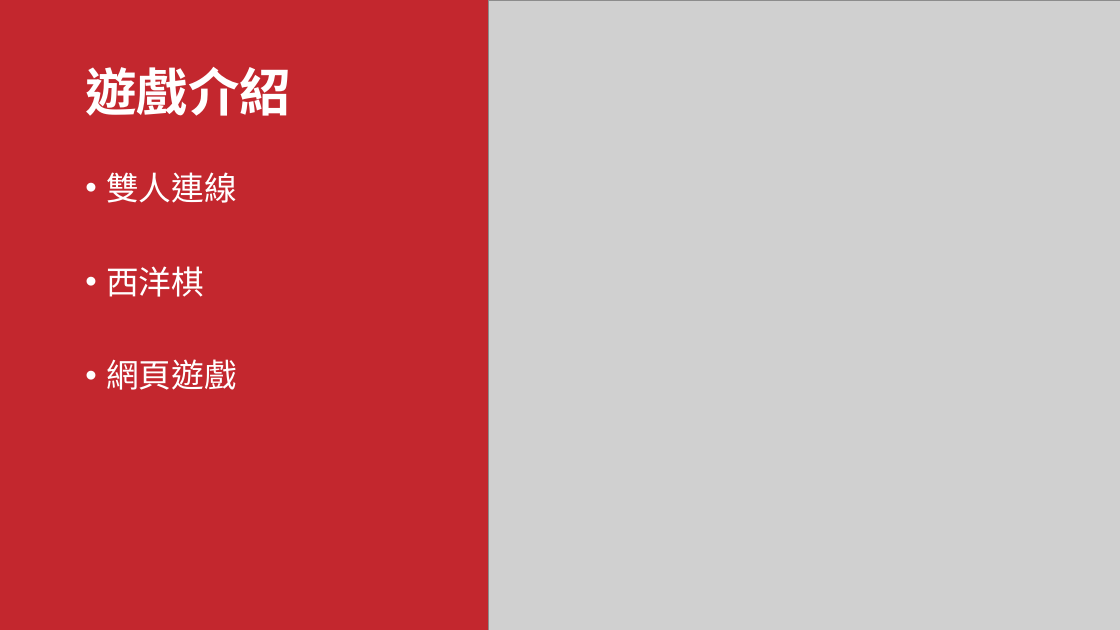
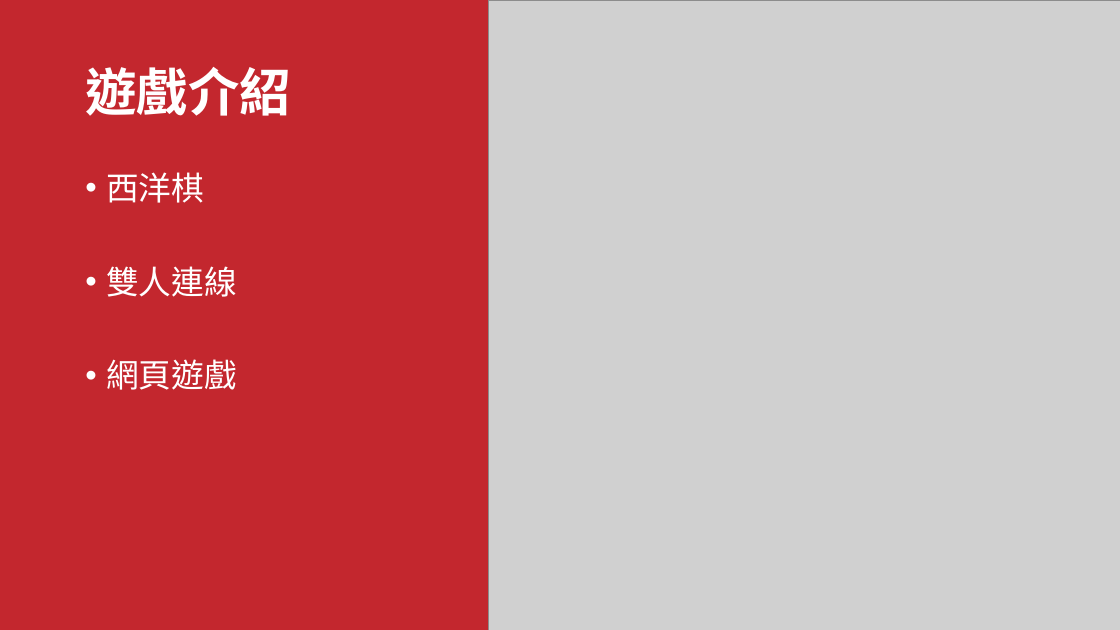
Before and after one commit to LiSeng0903/NWA-Chess, a slide deck: slide 2 of Presentation.pptx. Drawn at 1120x630 pixels with LibreOffice and Linux fonts; fonts in the diff are those of the drawing; grey boxes stand for pictures. Boxes give left, top, right and bottom in pixels: in the first picture for what was removed or moved away, otherwise in the second. Text is boxed around its words. In the diff, an @@ line names an element or a change of style, - is before the commit and + after.

```diff
--- a/Presentation.pptx
+++ b/Presentation.pptx
@@ text at [106, 172, 204, 203]: paragraph added @@
+• 西洋棋
@@ text at [106, 266, 204, 297]: paragraph removed @@
-• 西洋棋
```
Also in this commit, not shown: 6 other slides changed.
